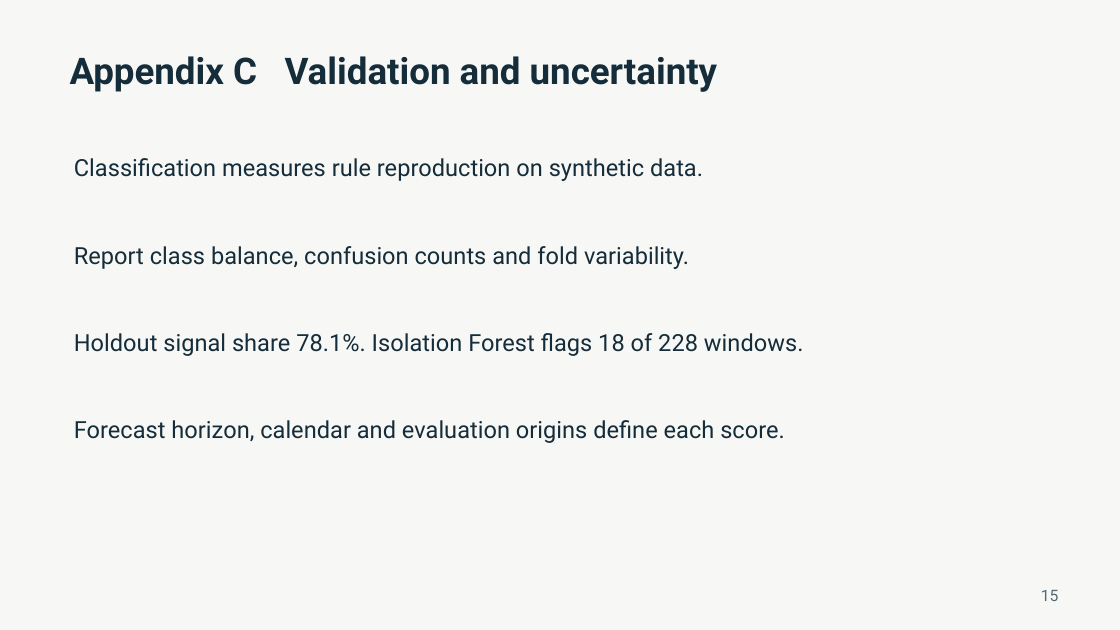
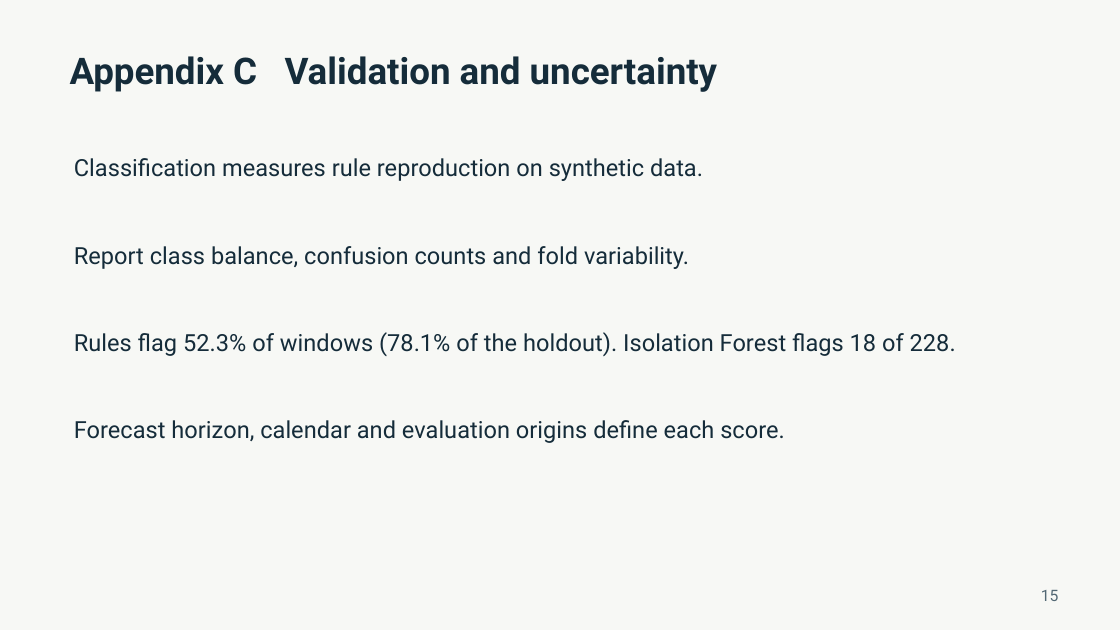
Before and after one commit to 0xpvtrickbateman/SPC-ML-Demo, a slide deck: slide 15 of docs/SPC_ML_Demo_Walkthrough_Ready.pptx. Drawn at 1120x630 pixels with LibreOffice and Linux fonts; fonts in the diff are those of the drawing. Boxes give left, top, right and bottom in pixels: in the first picture for what was removed or moved away, otherwise in the second. Text is boxed around its words. In the diff, an @@ line names an element or a change of style, - is before the commit and + after.

```diff
--- a/docs/SPC_ML_Demo_Walkthrough_Ready.pptx
+++ b/docs/SPC_ML_Demo_Walkthrough_Ready.pptx
@@ text at (74,332,956,356): text changed @@
-Holdout signal share 78.1%. Isolation Forest flags 18 of 228 windows.
+Rules flag 52.3% of windows (78.1% of the holdout). Isolation Forest flags 18 of 228.
```
Also in this commit, not shown: 4 other slides changed, 25 other files.
